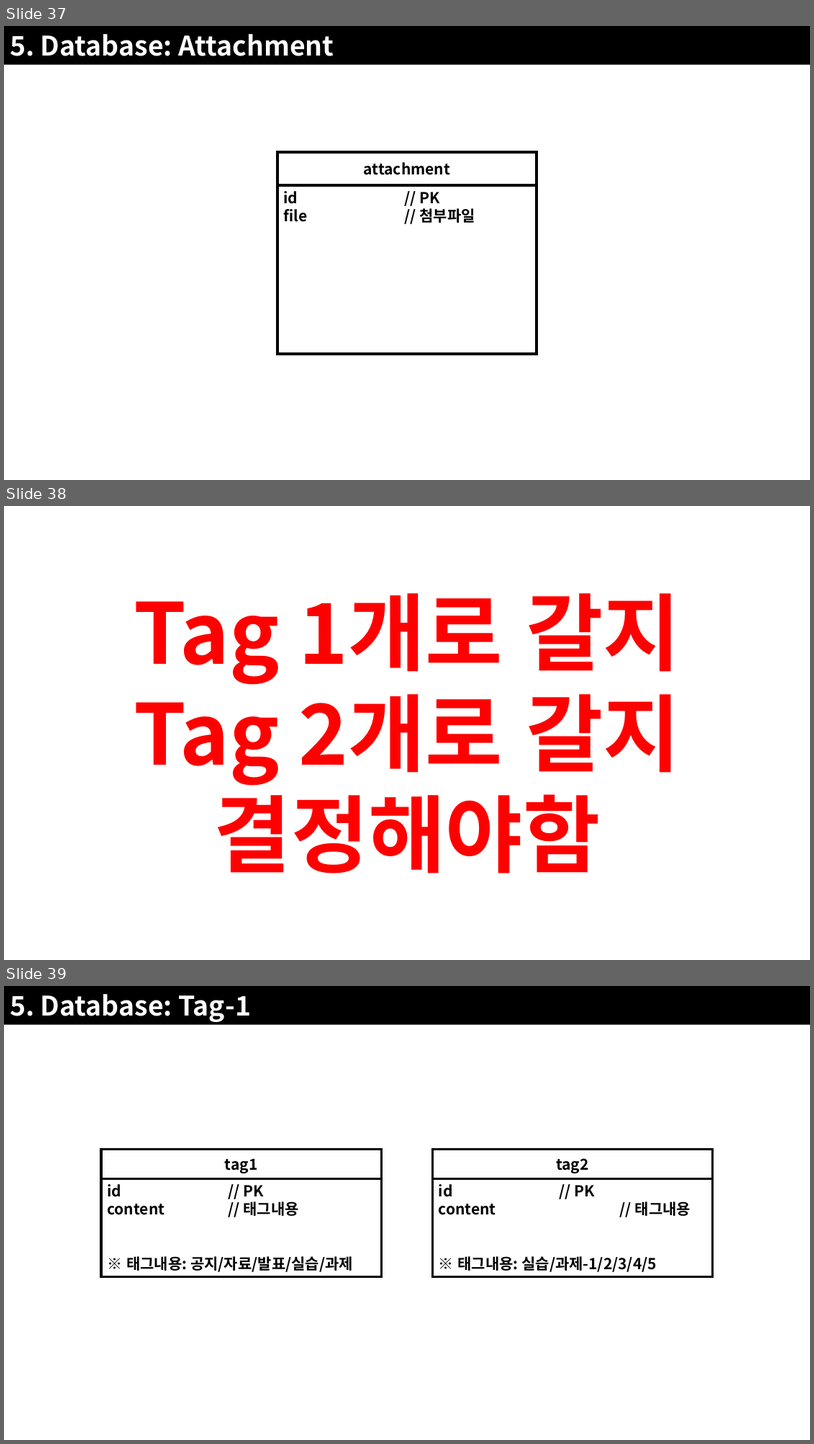
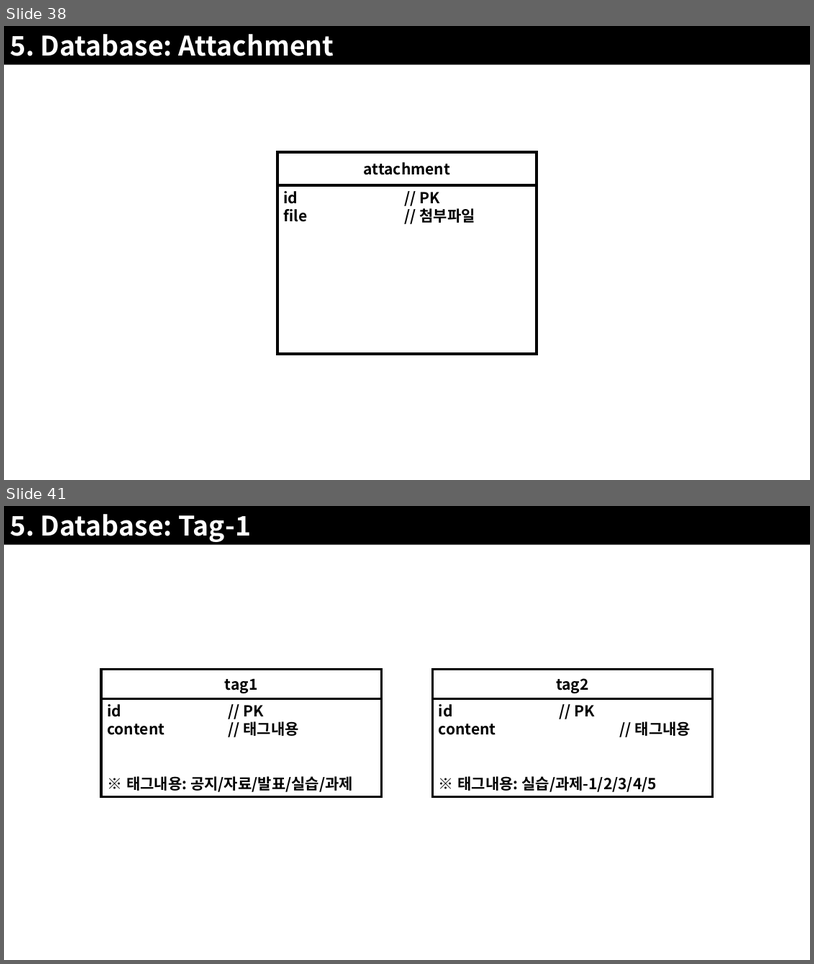
Before and after one commit to JoSihun/CGVR_Lab, a slide deck: documents/01_프로젝트_개발계획.pptx. Shown one above the other, each under a label of ours: slides 37, 38 and 39 before the commit, slides 38 and 41 after it; the slides between them are not shown. The pictures are 814x1444 and 814x964 pixels, drawn with LibreOffice and Linux fonts; fonts in the diff are those of the drawing. Boxes give left, top, right and bottom in pixels: in the first picture for what was removed or moved away, otherwise in the second. Text is boxed around its words. In the diff, an @@ line names an element or a change of style, - is before the commit and + after.

```diff
--- a/documents/01_프로젝트_개발계획.pptx
+++ b/documents/01_프로젝트_개발계획.pptx
@@ slide 38 removed at [4, 506, 810, 960], background #FFFFFF @@
@@ text removed at [134, 593, 681, 873] @@
-Tag 1개로 갈지
-Tag 2개로 갈지
-결정해야함
@@ what was slide 37 is now slide 38 @@
@@ what was slide 39 is now slide 41 @@
```
Also in this commit, not shown: 8 slides changed, 4 slides added, 5 other files.
